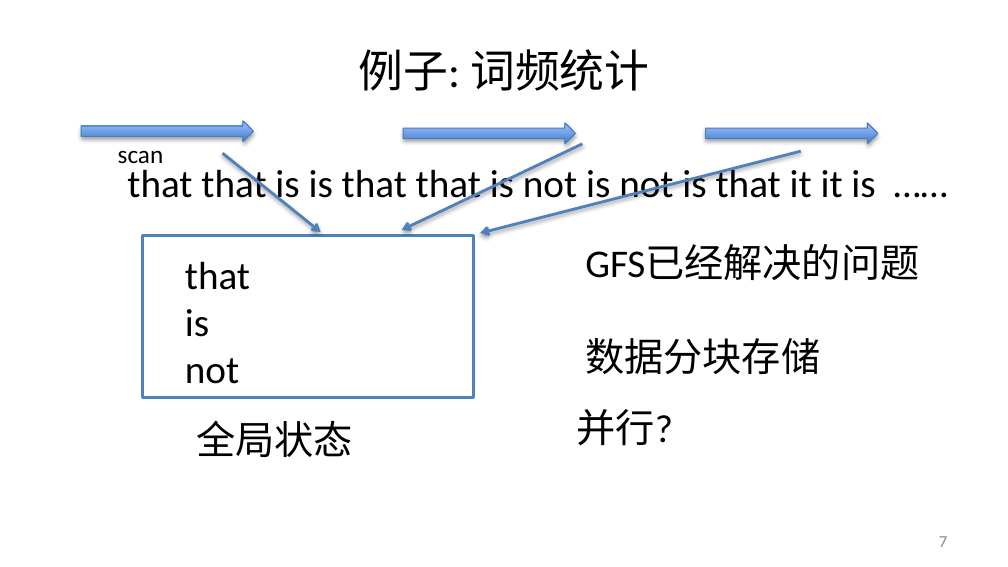
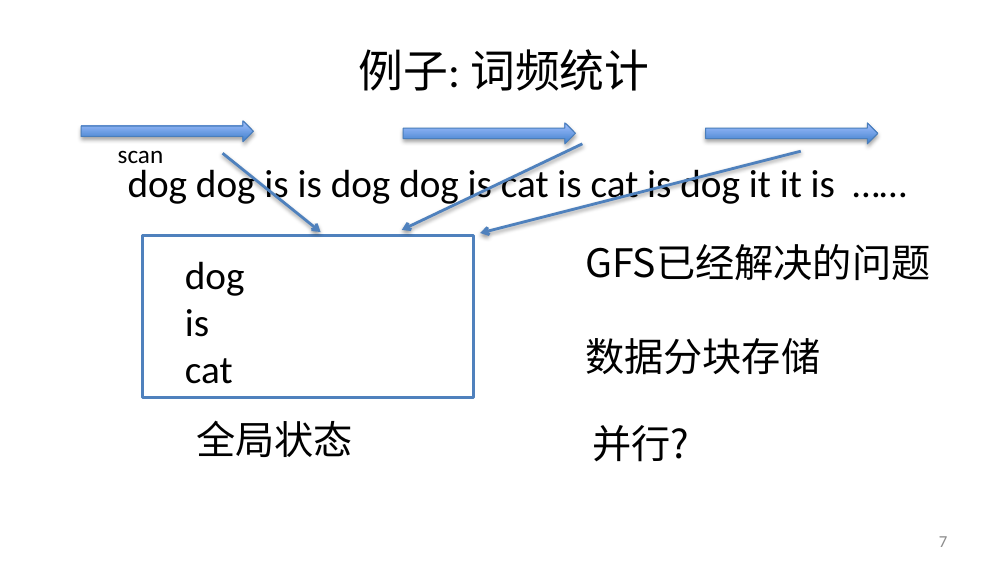
Before and after one commit to alxsoares/Foundations-of-Big-Data-System, a slide deck: slide 7 of Architecture/大数据的处理框架.pptx. Drawn at 1008x567 pixels with LibreOffice and Linux fonts; fonts in the diff are those of the drawing; background and template pictures are left out. Boxes give left, top, right and bottom in pixels: in the first picture for what was removed or moved away, otherwise in the second. Text is boxed around its words. In the diff, an @@ line names an element or a change of style, - is before the commit and + after.

```diff
--- a/Architecture/大数据的处理框架.pptx
+++ b/Architecture/大数据的处理框架.pptx
@@ text at [128, 164, 835, 207]: text changed @@
-that that is is that that is not is not is that it it is ……
+dog dog is is dog dog is cat is cat is dog it it is ……
@@ text "GFS已经解决的问题" at [585, 244, 930, 375]: font Calibri to Noto Sans CJK SC @@
@@ text at [185, 261, 245, 296]: text changed @@
-that
+dog
@@ text at [185, 358, 233, 384]: text changed @@
-not
+cat
@@ text "并行?" at [592, 425, 689, 462]: font Calibri to Noto Sans CJK SC @@
@@ text "并行?": place and size @@
-text "并行?" at [576, 409, 672, 446]
+text "并行?" at [592, 425, 689, 462]
```
Also in this commit, not shown: 59 other slides changed, 3 slides added, 2 slides removed.
